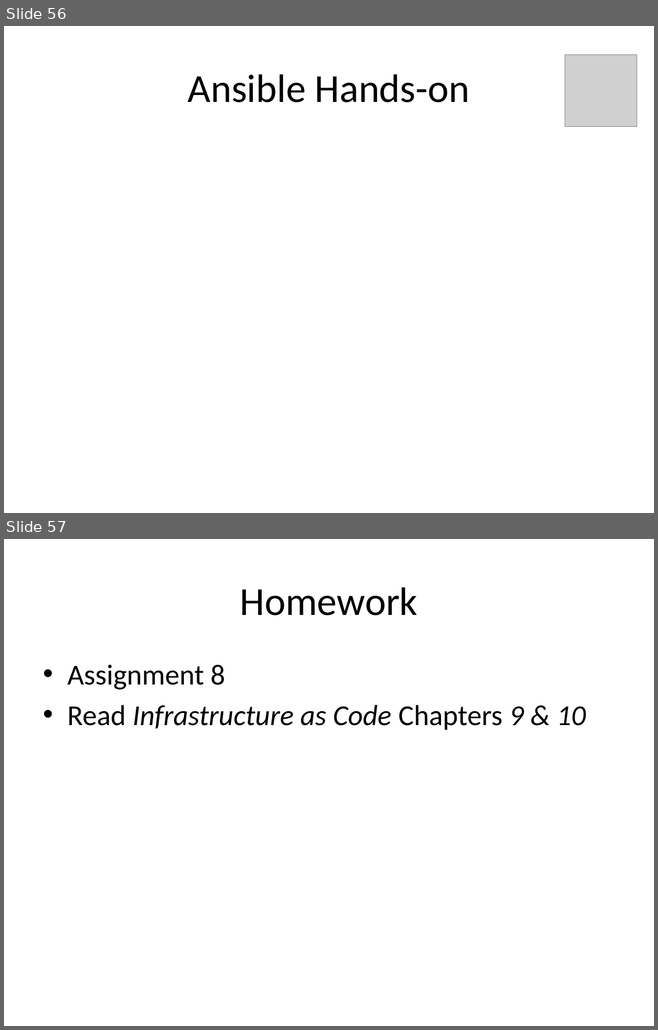
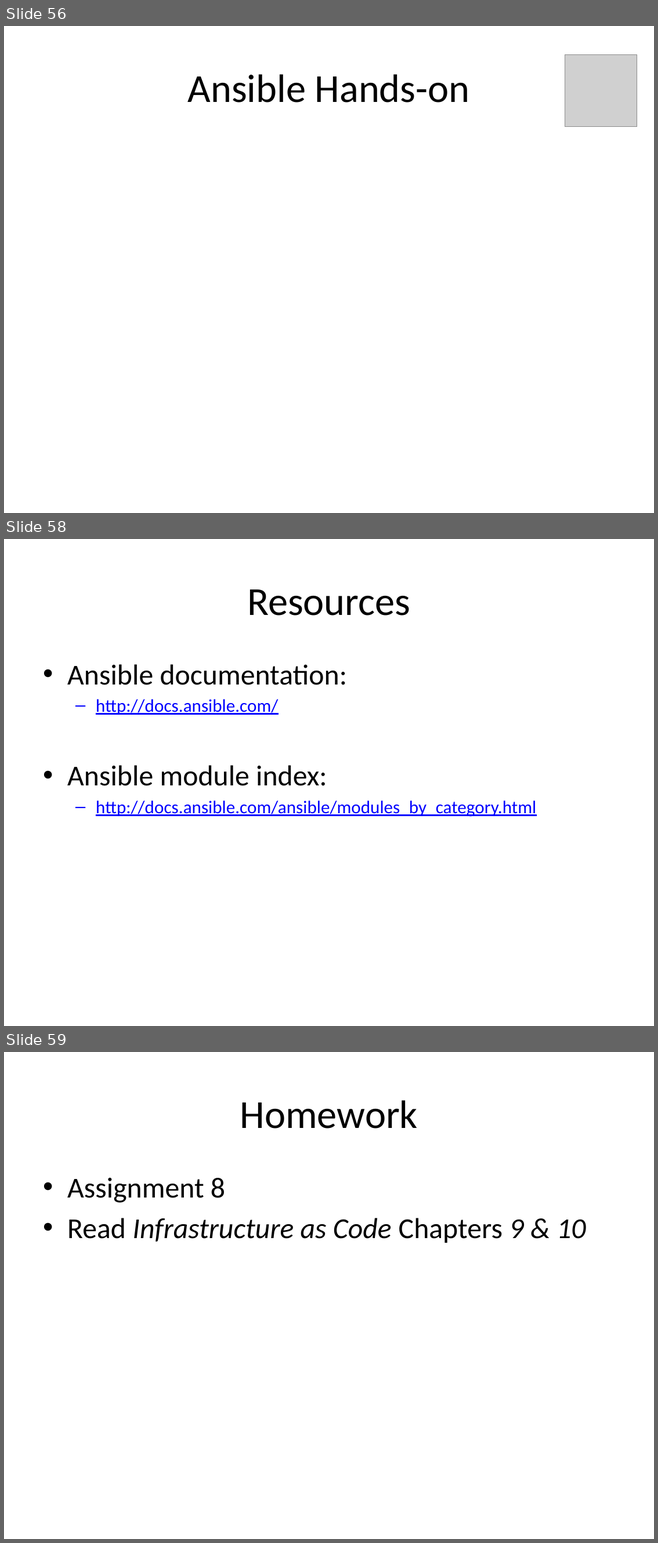
Before and after one commit to jasondbaker/infrastructure-class, a slide deck: lectures/infrastructure-week-10.pptx. Shown one above the other, each under a label of ours: slides 56 and 57 before the commit, slides 56, 58 and 59 after it; the slides between them are not shown. The pictures are 658x1030 and 658x1543 pixels, drawn with LibreOffice and Linux fonts; fonts in the diff are those of the drawing; grey boxes stand for pictures. Boxes give left, top, right and bottom in pixels: in the first picture for what was removed or moved away, otherwise in the second. Text is boxed around its words. In the diff, an @@ line names an element or a change of style, - is before the commit and + after.

```diff
--- a/lectures/infrastructure-week-10.pptx
+++ b/lectures/infrastructure-week-10.pptx
@@ slide 58 added at <box>4,539,654,1026</box>, background #FFFFFF @@
@@ title added at <box>247,589,410,616</box>, 44 pt, text #000000 @@
+Resources
@@ text added at <box>67,664,536,817</box>, 20 pt, text #0000FF, underline @@
+• Ansible documentation:
+  – http://docs.ansible.com/
+• Ansible module index:
+  – http://docs.ansible.com/ansible/modules_by_category.html
@@ what was slide 57 is now slide 59 @@
```
Also in this commit, not shown: 1 other slide added, 1 other file.
